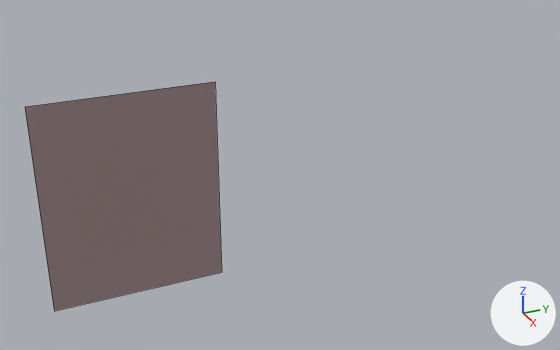
The FBX model BlindNight/Assets/Models/Wall_1Unit_Mesh.fbx as it was, and as the next commit left it.
The view is the same before and after, from a camera (50 mm lens) standing at (9.23, -13.72, 12.36) and looking at (-10.27, -4.94, 2.61). Every picture has the same lights, and +X, +Y and +Z are marked at lower right. Mesh edges are drawn as thin lines.

The older version as bpy lines, for what is in view:
```python
mat_wall_m = principled_material('Wall_M')
mat_wall_m.base_color = (0.367, 0.268, 0.268)  # grey #a38d8d
mat_wall_m.roughness = 0.69
me_wall_1unit_mesh = bpy.data.meshes.new('Wall_1Unit_Mesh')
me_wall_1unit_mesh.from_pydata(...)  # 4 vertices, 1 face; spans x 0.0, y -15.0..590.0, z -500.0..0.0
me_wall_1unit_mesh.materials.append(mat_wall_m)  # grey #a38d8d
# before: 0 (0.0, 590.0, 0.0) at pixel (24, 106), 1 (0.0, -15.0, 0.0) at pixel (54, 311), 2 (0.0, 590.0, -500.0) at pixel (215, 81), 3 (0.0, -15.0, -500.0) at pixel (221, 272)
ob_wall_1unit_mesh = bpy.data.objects.new('Wall_1Unit_Mesh', me_wall_1unit_mesh)
ob_wall_1unit_mesh.location = (-10.0, -12.0, 0.0)
ob_wall_1unit_mesh.rotation_euler = (1.571, 0.0, 0.0)  # degrees (90, 0, 0)
ob_wall_1unit_mesh.scale = (0.01, 0.01, 0.01)
```
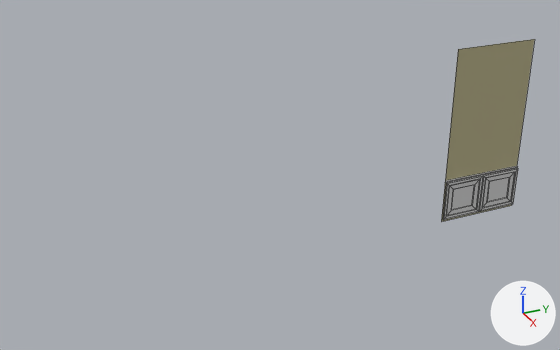
Boxes [x1, y1, x2, y2] around the edits, measured in the pictures (560 x 350 px):
'Wall_1Unit_Mesh', recoloured, reshaped, moved, rescaled (53% narrower, 20% shorter): before [25, 82, 222, 311]; after [441, 39, 534, 222]
part 1 of me_wall_1unit_mesh, added: after [443, 168, 518, 220]
part 2 of me_wall_1unit_mesh, built on: before [25, 82, 222, 311]; after [441, 39, 534, 222]

Diff of the bpy script that builds the scene:
```diff
--- a/BlindNight/Assets/Models/Wall_1Unit_Mesh.fbx.py
+++ b/BlindNight/Assets/Models/Wall_1Unit_Mesh.fbx.py
@@ mat_wall_m @@
 mat_wall_m = principled_material('Wall_M')
-mat_wall_m.base_color = (0.367, 0.268, 0.268)  # grey #a38d8d
+mat_wall_m.base_color = (0.487, 0.448, 0.253)  # beige #b9b38a
 mat_wall_m.roughness = 0.69
@@ mat_banister @@
+mat_banister = principled_material('Banister')
+mat_banister.base_color = (0.674, 0.674, 0.674)  # light grey #d6d6d6
+mat_banister.roughness = 0.69
@@ me_wall_1unit_mesh @@
 # used by ob_wall_1unit_mesh; location = (-10.0, -12.0, 0.0); rotation_euler = (1.571, 0.0, 0.0), in degrees (90, 0, 0); scale = (0.01, 0.01, 0.01)
 # verts and faces of me_wall_1unit_mesh; kept vertices keep their numbers, new ones are numbered from 4
-me_wall_1unit_mesh.from_pydata(...)  # 4 vertices, 1 face; spans x 0.0, y -15.0..590.0, z -500.0..0.0
+me_wall_1unit_mesh.from_pydata(...)  # 71 vertices, 56 faces; spans x -5.0..9.0, y -15.0..590.0, z -333.0..0.0
+# me_wall_1unit_mesh part 1: a new loose piece of 57 vertices spanning x -1.0..9.0, y -5.0..134.0, z -333.0..0.0, in mat_banister (light grey #d6d6d6)
+# me_wall_1unit_mesh part 2
+delete_vertices([2, 3])  # with the faces that use them
+verts[4] = (-1.0, 134.0, -333.0)  # pixel (516, 167)
+verts[5] = (3.0, 134.0, -333.0)  # pixel (517, 167)
+verts[6] = (-1.0, 140.0, -333.0)  # pixel (516, 165)
+verts[7] = (3.0, 138.0, -333.0)  # pixel (517, 166)
+for new, old in zip([*range(8, 12)], [*range(4, 8)]): verts[new] = verts[old] + (0.0, 0.0, 333.0)
+verts[12] = (0.0, 590.0, -333.0)  # pixel (534, 39)
+verts[13] = (0.0, -15.0, -333.0)  # pixel (511, 205)
+verts[14] = (-5.0, -5.0, -167.0)
+verts[15] = (-5.0, -5.0, -333.0)
+faces += [(0, 1, 13, 12)]  # mat_wall_m (beige #b9b28a)
+faces += [(4, 5, 9, 8), (5, 7, 11, 9), (6, 10, 11, 7)]  # mat_banister (light grey #d6d6d6)
 me_wall_1unit_mesh.materials.append(mat_wall_m)
+me_wall_1unit_mesh.materials.append(mat_banister)  # light grey #d6d6d6
@@ ob_wall_1unit_mesh @@
 ob_wall_1unit_mesh = bpy.data.objects.new('Wall_1Unit_Mesh', me_wall_1unit_mesh)
-ob_wall_1unit_mesh.location = (-10.0, -12.0, 0.0)
+ob_wall_1unit_mesh.location = (-10.0, 1.0, 0.0)
 ob_wall_1unit_mesh.rotation_euler = (1.571, 0.0, 0.0)  # degrees (90, 0, 0)
-ob_wall_1unit_mesh.scale = (0.01, 0.01, 0.01)
+ob_wall_1unit_mesh.scale = (0.01, 0.01, 0.009)
```
